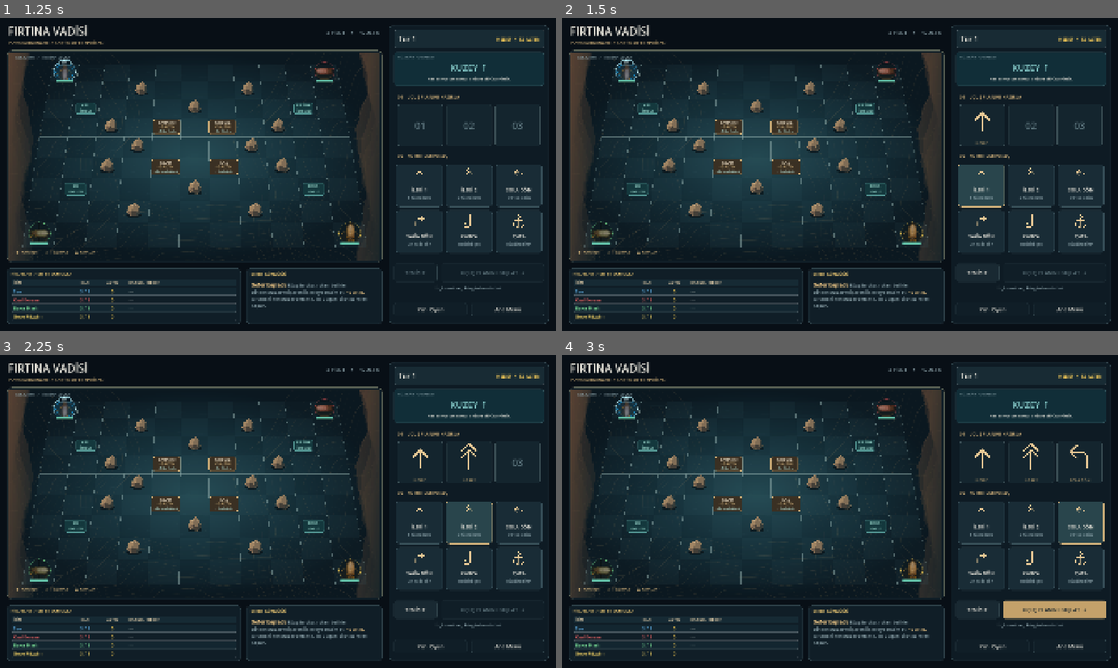
Above: before the commit, frames 1-4 (two rows, left to right).
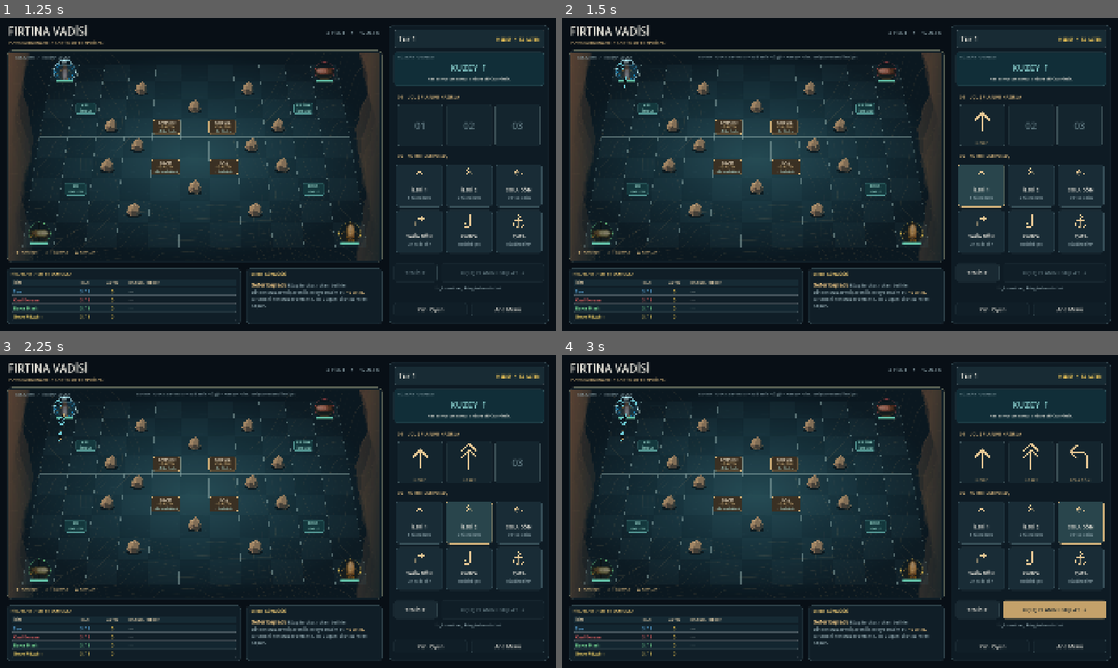
Above: after the commit, the same moments.

Repository: SerkanAydin06/Firtina-Vadisi
Game: Godot game, scene res://scenes/main.tscn
The game is run twice, just before and just after one commit, with the same random seed, the same clock (stepped at 60 frames per second) and the same inputs.
Inputs (mouse positions are in pixels of both pictures, inside the frame that each line leads up to):
- Up to frame 1 (1.25 s): click (278, 168) at 0.5 s
- Up to frame 2 (1.5 s): click "İLERİ 1" at 1.25 s
- Up to frame 3 (2.25 s): click "İLERİ 2" at 2 s
- Up to frame 4 (3 s): click "SOLA DÖN" at 2.75 s

Frame 1 is identical in both runs. In frame 2, 0.1% of the frame differs, in the area x 9-53%, y 11-23%; in frame 3, 0.2%; in frame 4, 0.2%, in the area x 9-53%, y 11-29%.

Commit message:
Add read-only motor and wind route preview with risk markers

Diff:
--- a/scripts/main_ui.gd
+++ b/scripts/main_ui.gd
@@ -30,6 +30,8 @@
 var pilot_gold_labels: Array[Label] = []
 var pilot_cargo_labels: Array[Label] = []
 var contract_serial: int = 0
+var route_overlay: Node2D
+var route_hint: Label
 
 func build_shell() -> void:
 	texture_filter = CanvasItem.TEXTURE_FILTER_LINEAR_WITH_MIPMAPS
@@ -112,6 +114,14 @@
 	$GameLayer/RightPanel/MenuButton.pressed.connect(show_menu)
 	game_built = true
 	preload("res://scripts/presentation.gd").apply(self)
+	route_overlay = preload("res://scripts/route_overlay.gd").new()
+	route_overlay.board = board
+	route_overlay.z_index = 400
+	board.add_child(route_overlay)
+	board.resized.connect(route_overlay.queue_redraw)
+	route_hint = preload("res://scripts/presentation.gd").label(board, "", 440, 8, 820, 25, 12, Color("91a8af"))
+	route_hint.name = "RouteHint"
+	route_hint.z_index = 401
 
 func setup_game() -> void:
 	session_id += 1
@@ -230,6 +240,7 @@
 					return
 
 func refresh_ui() -> void:
+	_refresh_route_preview()
 	round_label.text = "Tur %d" % round_no
 	wind_label.text = DIR_NAMES[wind_dir]
 	queue_label.text = ""
@@ -311,3 +322,24 @@
 	resolution_pause = clampf(value, 0.1, 1.0)
 	$MenuLayer/SettingsPopup/Options/SpeedLabel.text = "Komutlar arası bekleme: %.2f sn" % resolution_pause
 	_save_settings()
+
+func _refresh_route_preview() -> void:
+	if not is_instance_valid(route_overlay):
+		return
+	if resolving or game_over or player_queue.is_empty() or ships.is_empty() or not game_layer.visible:
+		route_overlay.set_forecast([])
+		route_hint.text = ""
+		return
+	var forecast: Dictionary = preload("res://scripts/route_preview.gd").build(ships[0], player_queue, wind_dir, rocks, ships, GRID_SIZE)
+	route_overlay.set_forecast(forecast.steps)
+	route_hint.text = "TAHMİNİ ROTA: Altın = motor • Mavi kesik = rüzgâr • Kırmızı × = risk. Rakip komutları bilinmiyor."
+	if not forecast.reason.is_empty():
+		route_hint.text = forecast.reason + "  Altın: motor / Mavi: rüzgâr / ×: risk."
+
+func set_input_enabled(enabled: bool) -> void:
+	super.set_input_enabled(enabled)
+	_refresh_route_preview()
+
+func show_menu() -> void:
+	super.show_menu()
+	_refresh_route_preview()
--- /dev/null
+++ b/scripts/route_overlay.gd
@@ -0,0 +1,45 @@
+extends Node2D
+## Board-local decoration: Node2D receives no GUI input.
+var steps: Array = []
+var board: Control
+
+func set_forecast(value: Array) -> void:
+	steps = value.duplicate(true)
+	queue_redraw()
+
+func _draw() -> void:
+	if board == null or steps.is_empty():
+		return
+	var font := ThemeDB.fallback_font
+	for step in steps:
+		var start: Vector2 = board.cell_center(step.from)
+		var finish: Vector2 = board.cell_center(step.to)
+		# Boundary markers stay inside the board's clipped canvas.
+		finish = finish.clamp(Vector2(14, 14), board.size - Vector2(14, 14))
+		var color := Color("e4bd7a")
+		if step.kind == "wind":
+			color = Color("71cfda")
+		if step.risk:
+			color = Color("ff8276")
+		var delta: Vector2 = finish - start
+		if delta.length() > 2.0:
+			var direction: Vector2 = delta.normalized()
+			var a: Vector2 = start + direction * 12.0
+			var b: Vector2 = finish - direction * 12.0
+			draw_line(a, b, Color(0.02, 0.05, 0.07, 0.9), 7.0, true)
+			if step.kind == "wind" or step.kind == "hook":
+				draw_dashed_line(a, b, color, 2.5, 8.0, true)
+			else:
+				draw_line(a, b, color, 3.0, true)
+			var wing := direction.orthogonal() * 5.0
+			draw_colored_polygon(PackedVector2Array([b, b - direction * 12.0 + wing, b - direction * 12.0 - wing]), color)
+		if step.risk:
+			draw_circle(finish, 15.0, Color("391d23"))
+			draw_line(finish - Vector2(6, 6), finish + Vector2(6, 6), color, 3.0, true)
+			draw_line(finish + Vector2(-6, 6), finish + Vector2(6, -6), color, 3.0, true)
+		elif step.kind == "wind" or step.kind == "anchor":
+			# Per-slot offset keeps consecutive stationary endpoints readable.
+			var tag: Vector2 = finish + Vector2(-22 + (step.slot - 1) * 22, -23)
+			draw_circle(tag, 11.0, Color("0b1922"))
+			draw_arc(tag, 11.0, 0.0, TAU, 24, color, 1.5, true)
+			draw_string(font, tag + Vector2(-4.5, 5), str(step.slot), HORIZONTAL_ALIGNMENT_LEFT, -1, 14, color)
--- /dev/null
+++ b/scripts/route_preview.gd
@@ -0,0 +1,58 @@
+extends RefCounted
+## Read-only forecast: never inspect opponents' queues or consume gameplay RNG.
+const DIRS := [Vector2i.UP, Vector2i.RIGHT, Vector2i.DOWN, Vector2i.LEFT]
+
+static func build(ship: Dictionary, commands: Array, wind: int, rocks: Array,
+		ships: Array, grid: Vector2i) -> Dictionary:
+	var result := {"steps": [], "reason": ""}
+	var pos: Vector2i = ship.pos
+	var facing: int = ship.facing
+	var hp: int = ship.hp
+	var occupied := {}
+	for other in ships:
+		if other.id != ship.id and other.hp > 0:
+			occupied[other.pos] = true
+	for slot in range(commands.size()):
+		var command: String = commands[slot]
+		if command == "Sola Dön":
+			facing = (facing + 3) % 4
+		elif command == "Sağa Dön":
+			facing = (facing + 1) % 4
+		elif command == "Kanca":
+			for distance in range(1, 4):
+				var cell: Vector2i = pos + DIRS[facing] * distance
+				if not _inside(cell, grid) or rocks.has(cell):
+					break
+				if occupied.has(cell):
+					result.steps.append(_step(pos, cell, "hook", slot, true))
+					result.reason = "Kanca hedefi hareket edebilir; devamı belirsiz."
+					return result
+		var count: int = 2 if command == "İleri 2" else (1 if command == "İleri 1" else 0)
+		if count == 0:
+			result.steps.append(_step(pos, pos, "anchor" if command == "Çapa" else "turn", slot, false))
+		# Every command gets its own wind, except the single wind blocked by anchor.
+		for phase in ["motor", "wind"]:
+			var steps: int = count if phase == "motor" else (0 if command == "Çapa" else 1)
+			var direction: Vector2i = DIRS[facing] if phase == "motor" else DIRS[wind]
+			for substep in range(steps):
+				var target: Vector2i = pos + direction
+				var blocked: bool = not _inside(target, grid) or rocks.has(target)
+				var risk: bool = occupied.has(target)
+				result.steps.append(_step(pos, target, phase, slot, blocked or risk))
+				if risk:
+					result.reason = "Rakip konumunda çarpışma riski; devamı belirsiz."
+					return result
+				if blocked:
+					hp -= 1
+					if hp <= 0:
+						result.reason = "Gövde tükenebilir; yeniden doğma sonrası rota gösterilmez."
+						return result
+				else:
+					pos = target
+	return result
+
+static func _step(from: Vector2i, to: Vector2i, kind: String, slot: int, risk: bool) -> Dictionary:
+	return {"from": from, "to": to, "kind": kind, "slot": slot + 1, "risk": risk}
+
+static func _inside(cell: Vector2i, grid: Vector2i) -> bool:
+	return cell.x >= 0 and cell.y >= 0 and cell.x < grid.x and cell.y < grid.y
--- a/tests/regression.gd
+++ b/tests/regression.gd
@@ -40,7 +40,10 @@
 	game.command_box.get_child(0).gui_input.emit(click)
 	verify(game.player_queue.size() == 1 and game.player_queue[0] == game.CMD_LEFT, "Selected slot removes its own command")
 	verify(game.board.get_node("GridLayer").position == Vector2.ZERO, "Grid shares the tokens' coordinate origin")
+	verify(not game.route_overlay.steps.is_empty(), "Preview updates after selecting/removing commands")
 	game._on_clear_pressed()
+	verify(game.route_overlay.steps.is_empty(), "Clear removes preview")
+	_test_route_prediction()
 
 	game.ships[0].coins = 15
 	verify(game.check_victory(), "Victory threshold")
@@ -145,6 +148,7 @@
 	game.setup_game()
 	game.player_queue.assign([game.CMD_FORWARD_1, game.CMD_LEFT, game.CMD_FORWARD_2])
 	game._on_execute_pressed()
+	verify(game.route_overlay.steps.is_empty(), "Preview hides while resolving")
 	await create_timer(0.1).timeout
 	game.show_menu()
 	game._on_start_pressed()
@@ -173,3 +177,36 @@
 	await process_frame
 	print("REGRESSION: %d checks, %d failures" % [checks, failures])
 	quit(1 if failures else 0)
+
+func _test_route_prediction() -> void:
+	var preview = preload("res://scripts/route_preview.gd")
+	var ship: Dictionary = game.make_ship(1, "Test", Vector2i(4, 4), 1, true, Color.WHITE)
+	var ships: Array = [ship]
+	var original: Array = ships.duplicate(true)
+	var result: Dictionary = preview.build(ship, [game.CMD_FORWARD_2], 2, [], ships, game.GRID_SIZE)
+	verify(result.steps.size() == 3, "Forward 2 previews two motor steps and one wind")
+	verify(result.steps[2].to == Vector2i(6, 5) and result.steps[2].kind == "wind", "Wind is projected after motor")
+	verify(ships == original, "Prediction leaves the live ship state untouched")
+	result = preview.build(ship, [game.CMD_LEFT, game.CMD_FORWARD_1], 1, [], ships, game.GRID_SIZE)
+	verify(result.steps[-1].to == Vector2i(6, 3), "Turn changes predicted motor heading")
+	result = preview.build(ship, [game.CMD_ANCHOR, game.CMD_RIGHT], 1, [], ships, game.GRID_SIZE)
+	verify(result.steps.size() == 3 and result.steps[-1].to == Vector2i(5, 4), "Anchor blocks only its own wind")
+	result = preview.build(ship, [game.CMD_FORWARD_2], 2, [Vector2i(5, 4)], ships, game.GRID_SIZE)
+	verify(result.steps[0].risk and result.steps[1].from == Vector2i(4, 4), "Rock collision keeps predicted position")
+	verify(result.steps[-1].to == Vector2i(4, 5), "Wind still applies after nonfatal collision")
+	ship.hp = 1
+	result = preview.build(ship, [game.CMD_FORWARD_2], 2, [Vector2i(5, 4)], ships, game.GRID_SIZE)
+	verify(result.steps.size() == 1 and not result.reason.is_empty(), "Fatal obstacle ends prediction before respawn")
+	ship.hp = 3
+	ships.append(game.make_ship(2, "Other", Vector2i(5, 4), 0, false, Color.WHITE))
+	result = preview.build(ship, [game.CMD_FORWARD_1, game.CMD_RIGHT], 2, [], ships, game.GRID_SIZE)
+	verify(result.steps.size() == 1 and result.steps[0].risk, "Occupied cell marks risk and stops uncertain route")
+	var unchanged: Dictionary = result.duplicate(true)
+	ships[1].queue = [game.CMD_LEFT, game.CMD_FORWARD_2, game.CMD_HOOK]
+	result = preview.build(ship, [game.CMD_FORWARD_1, game.CMD_RIGHT], 2, [], ships, game.GRID_SIZE)
+	verify(result == unchanged, "Opponent hidden queues never influence preview")
+	result = preview.build(ship, [game.CMD_HOOK], 2, [], ships, game.GRID_SIZE)
+	verify(result.steps[0].kind == "hook" and not result.reason.is_empty(), "Hook target is marked as uncertain")
+	ship.pos = Vector2i(10, 4)
+	result = preview.build(ship, [game.CMD_FORWARD_1], 2, [], [ship], game.GRID_SIZE)
+	verify(result.steps[0].risk and result.steps[-1].to == Vector2i(10, 5), "Boundary blocks motor, then wind proceeds")
Not shown, added: scripts/route_overlay.gd.uid
Not shown, added: scripts/route_preview.gd.uid
Not shown, changed: README.md
Not shown, changed: TODO.md
